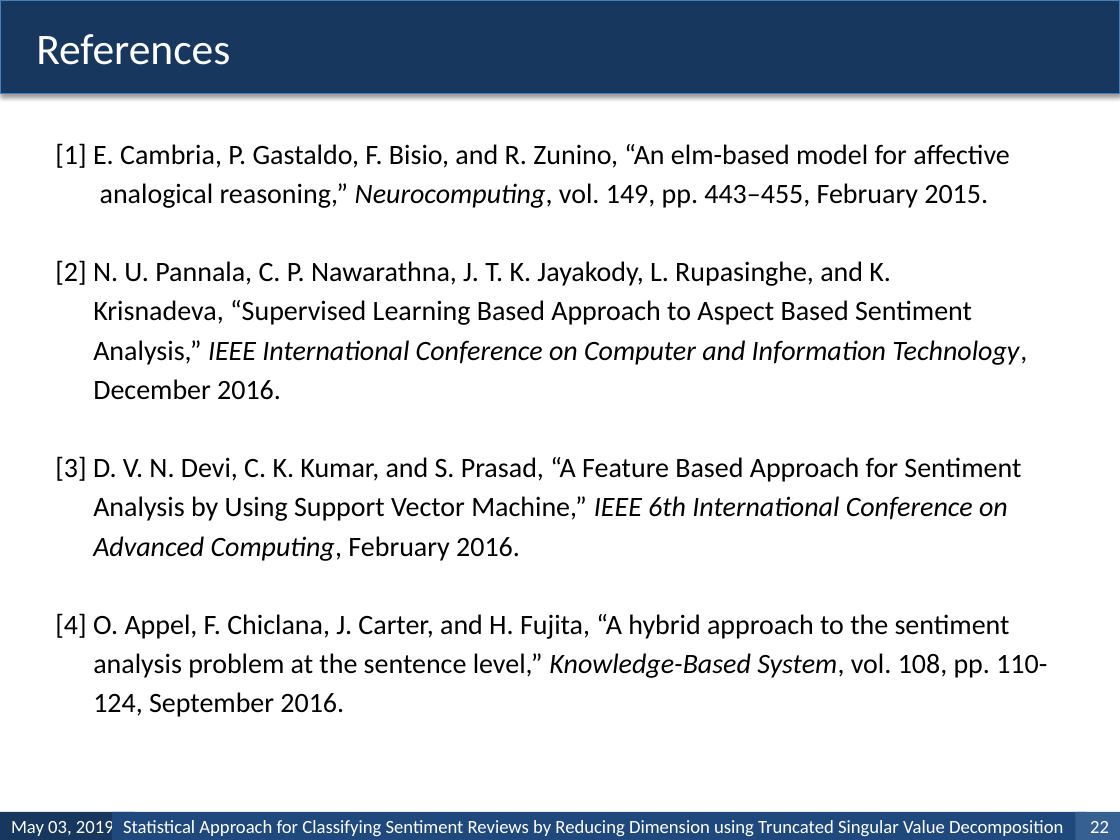
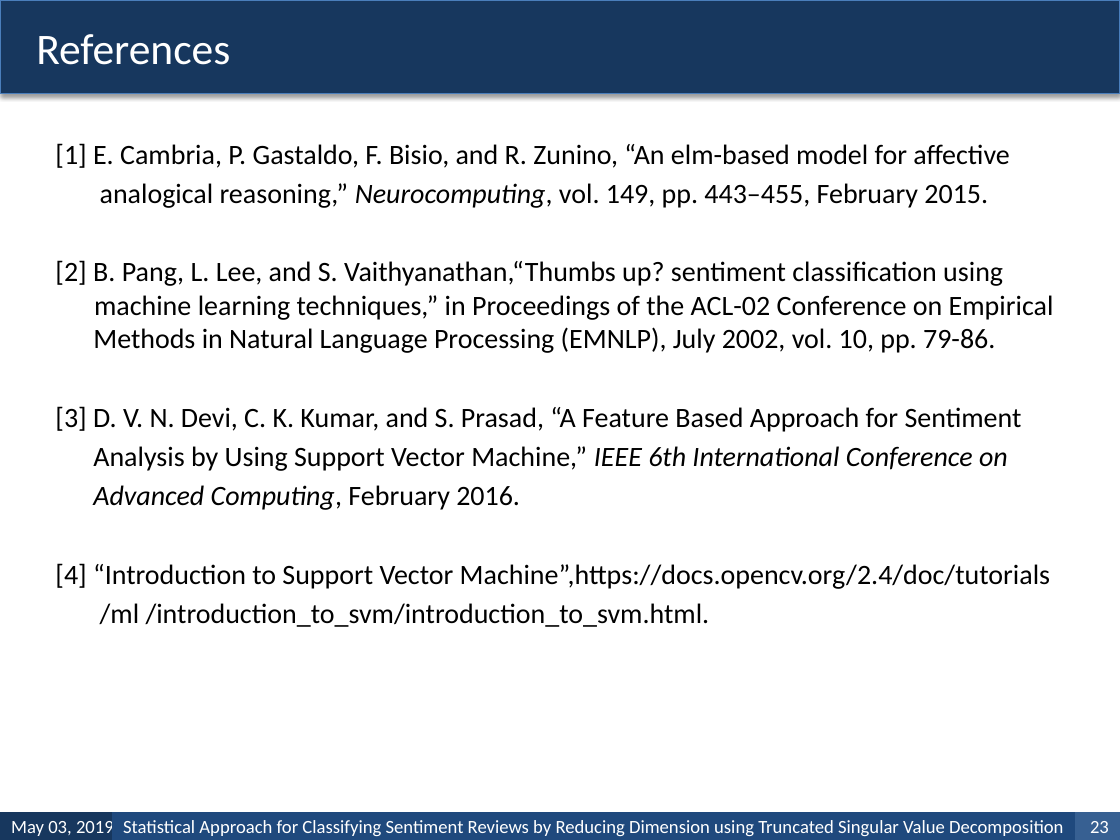
Before and after one commit to habibrahmanbd/Sent.Mining, a slide deck: slide 23 of ICASERT/Paper ID: 735.pptx (slide 22 before the commit). Drawn at 1120x840 pixels with LibreOffice and Linux fonts; fonts in the diff are those of the drawing. Boxes give left, top, right and bottom in pixels: in the first picture for what was removed or moved away, otherwise in the second. Text is boxed around its words. In the diff, an @@ line names an element or a change of style, - is before the commit and + after.

```diff
--- a/ICASERT/Paper ID: 735.pptx
+++ b/ICASERT/Paper ID: 735.pptx
@@ text at <box>55,260,1054,353</box>: text changed @@
-[2] N. U. Pannala, C. P. Nawarathna, J. T. K. Jayakody, L. Rupasinghe, and K.
-Krisnadeva, “Supervised Learning Based Approach to Aspect Based Sentiment
-Analysis,” IEEE International Conference on Computer and Information Technology,
-December 2016.
+[2] B. Pang, L. Lee, and S. Vaithyanathan,“Thumbs up? sentiment classification using machine learning techniques,” in Proceedings of the ACL-02 Conference on Empirical Methods in Natural Language Processing (EMNLP), July 2002, vol. 10, pp. 79-86.
@@ text at <box>55,563,1050,627</box>: text changed @@
-[4] O. Appel, F. Chiclana, J. Carter, and H. Fujita, “A hybrid approach to the sentiment
-analysis problem at the sentence level,” Knowledge-Based System, vol. 108, pp. 110-
-124, September 2016.
+[4] “Introduction to Support Vector Machine”,https://docs.opencv.org/2.4/doc/tutorials
+/ml /introduction_to_svm/introduction_to_svm.html.
@@ page number at <box>1090,821,1109,833</box>: text changed @@
-22
+23
```
Also in this commit, not shown: 10 other slides changed, 1 slide added, 12 other files.
